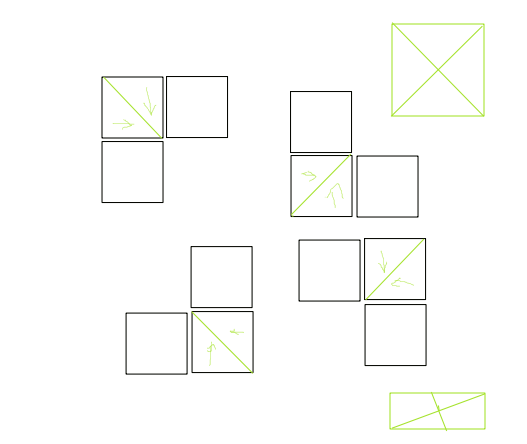
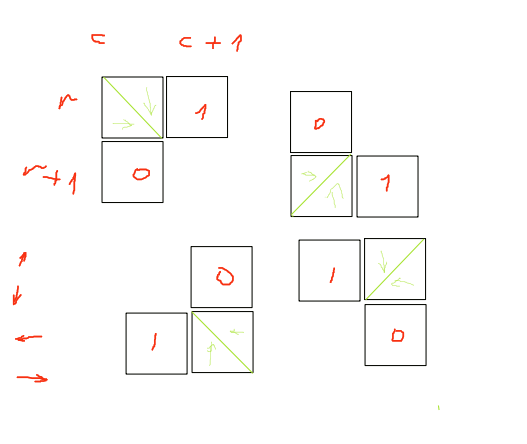
Before/after of a 527px x 444px layered artwork. What changed in the layer stack:
painted on "Background" over [12, 22, 485, 383]
